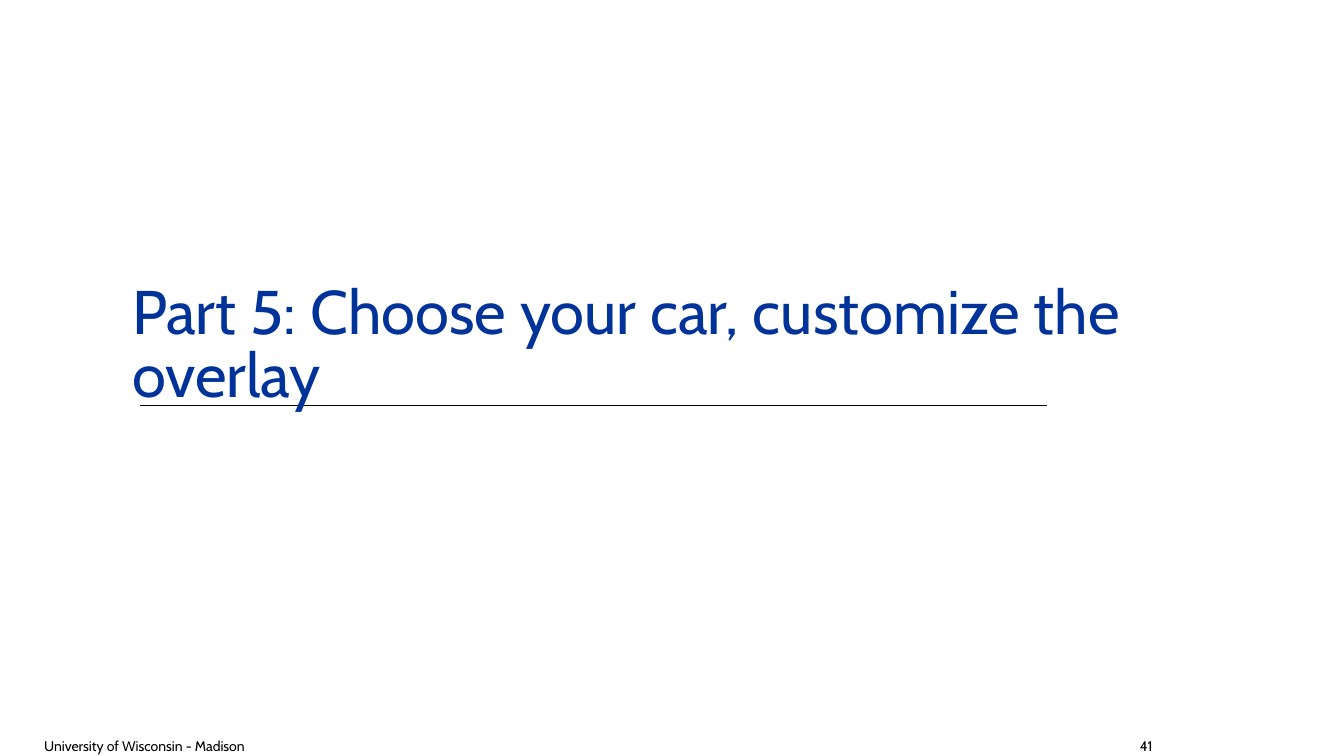
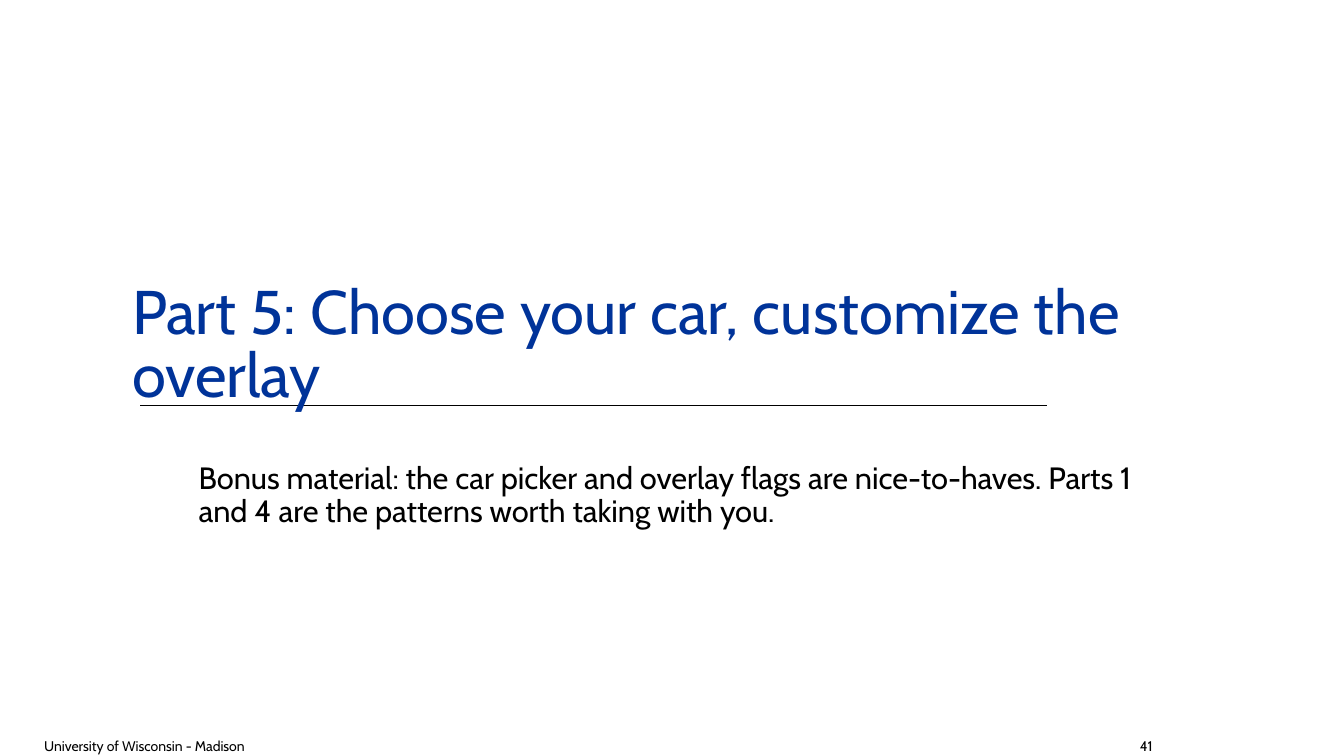
Before and after one commit to ksha23/chrono-hil-tutorial, a slide deck: slide 41 of tutorial_HIL_driver.pptx. Drawn at 1344x756 pixels with LibreOffice and Linux fonts; fonts in the diff are those of the drawing; background and template pictures are left out. Boxes give left, top, right and bottom in pixels: in the first picture for what was removed or moved away, otherwise in the second. Text is boxed around its words. In the diff, an @@ line names an element or a change of style, - is before the commit and + after.

```diff
--- a/tutorial_HIL_driver.pptx
+++ b/tutorial_HIL_driver.pptx
@@ text added at (x1=199, y1=466, x2=1131, y2=529), 22 pt, text #000000 @@
+Bonus material: the car picker and overlay flags are nice-to-haves. Parts 1 and 4 are the patterns worth taking with you.
```
Also in this commit, not shown: 1 other slide changed, 2 other files.
